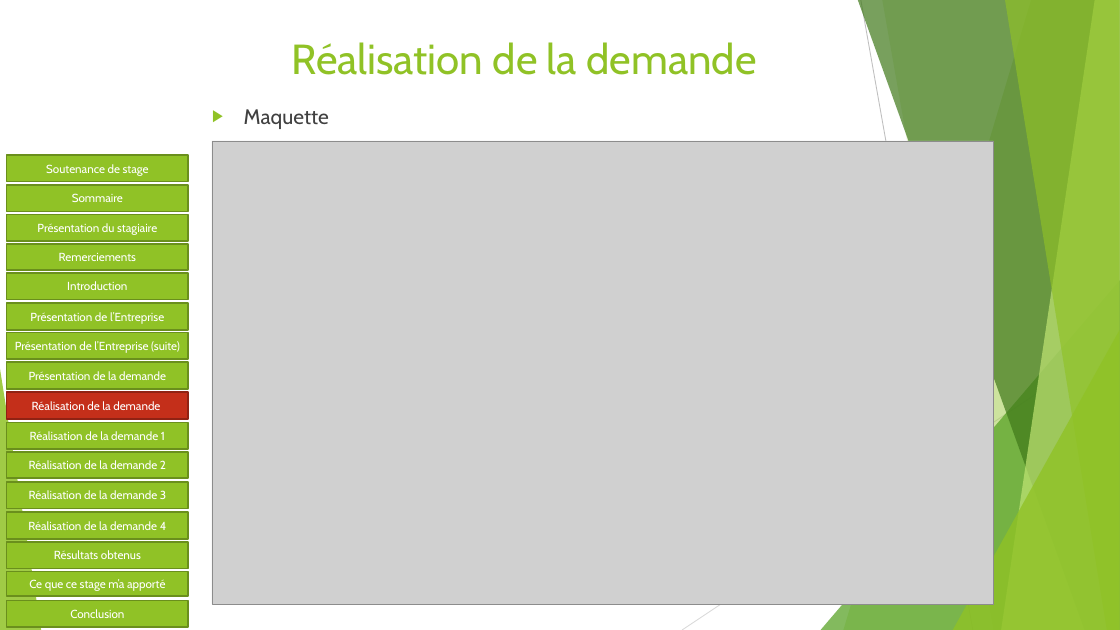
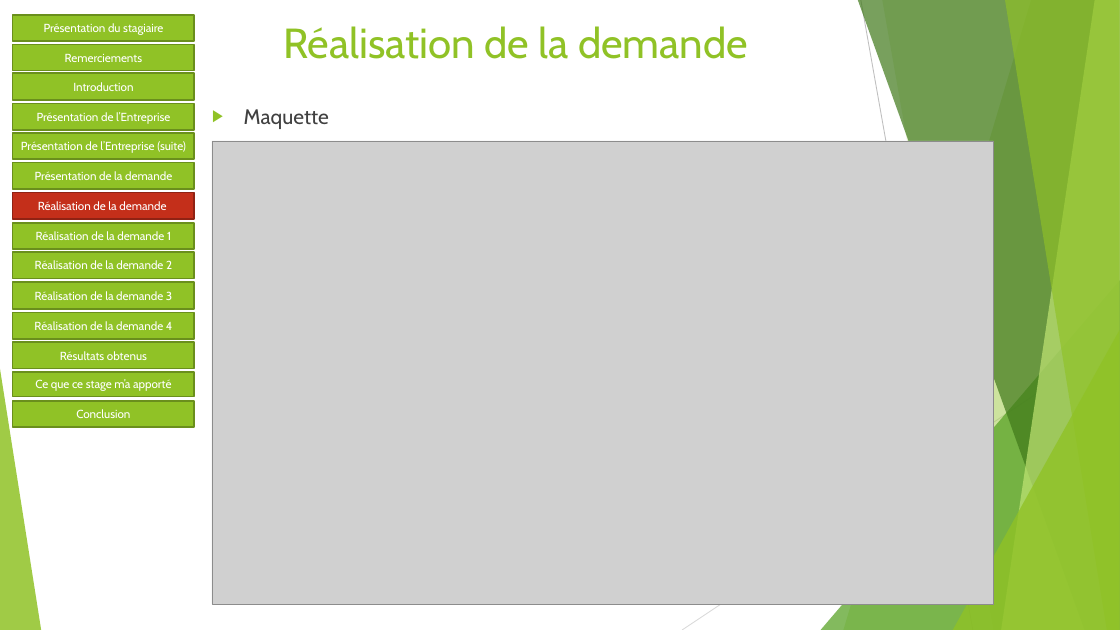
Before and after one commit to Sophie36/LASERSTORE, a slide deck: slide 9 of SOUTENANCE/Soutenance de stage.pptx. Drawn at 1120x630 pixels with LibreOffice and Linux fonts; fonts in the diff are those of the drawing; grey boxes stand for pictures. Boxes give left, top, right and bottom in pixels: in the first picture for what was removed or moved away, otherwise in the second. Text is boxed around its words. In the diff, an @@ line names an element or a change of style, - is before the commit and + after.

```diff
--- a/SOUTENANCE/Soutenance de stage.pptx
+++ b/SOUTENANCE/Soutenance de stage.pptx
@@ title "Réalisation de la demande": place and size @@
-title "Réalisation de la demande" at box(292, 42, 756, 75)
+title "Réalisation de la demande" at box(283, 26, 748, 59)
@@ 14 rectangles: place and size @@
-14 rectangles at box(7, 214, 188, 628)
+14 rectangles at box(13, 15, 194, 428)
@@ rectangle removed at box(7, 155, 188, 182) @@
-Soutenance de stage
@@ rectangle removed at box(7, 185, 188, 212) @@
-Sommaire
```
Also in this commit, not shown: 15 other slides changed.
